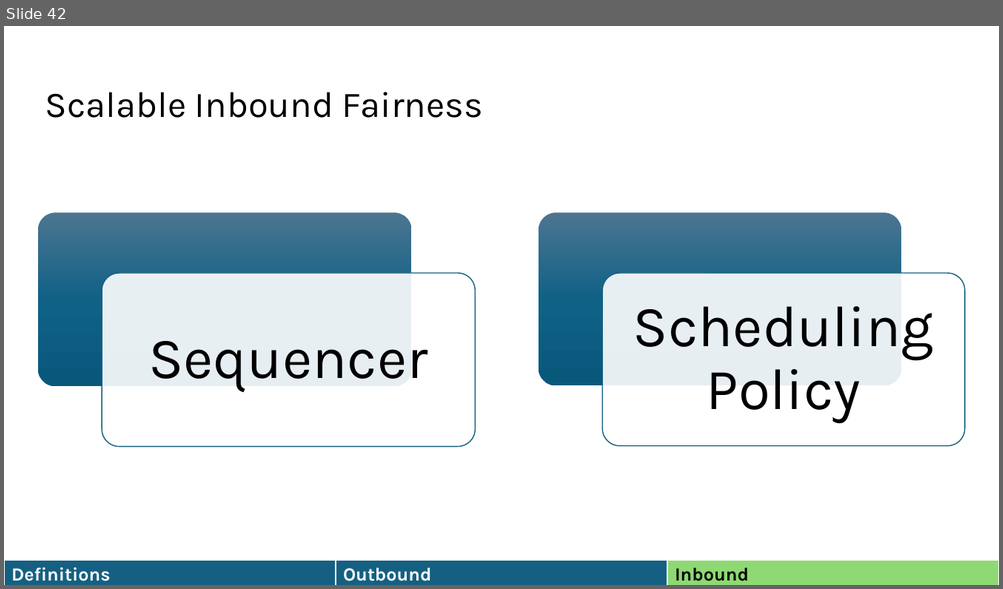
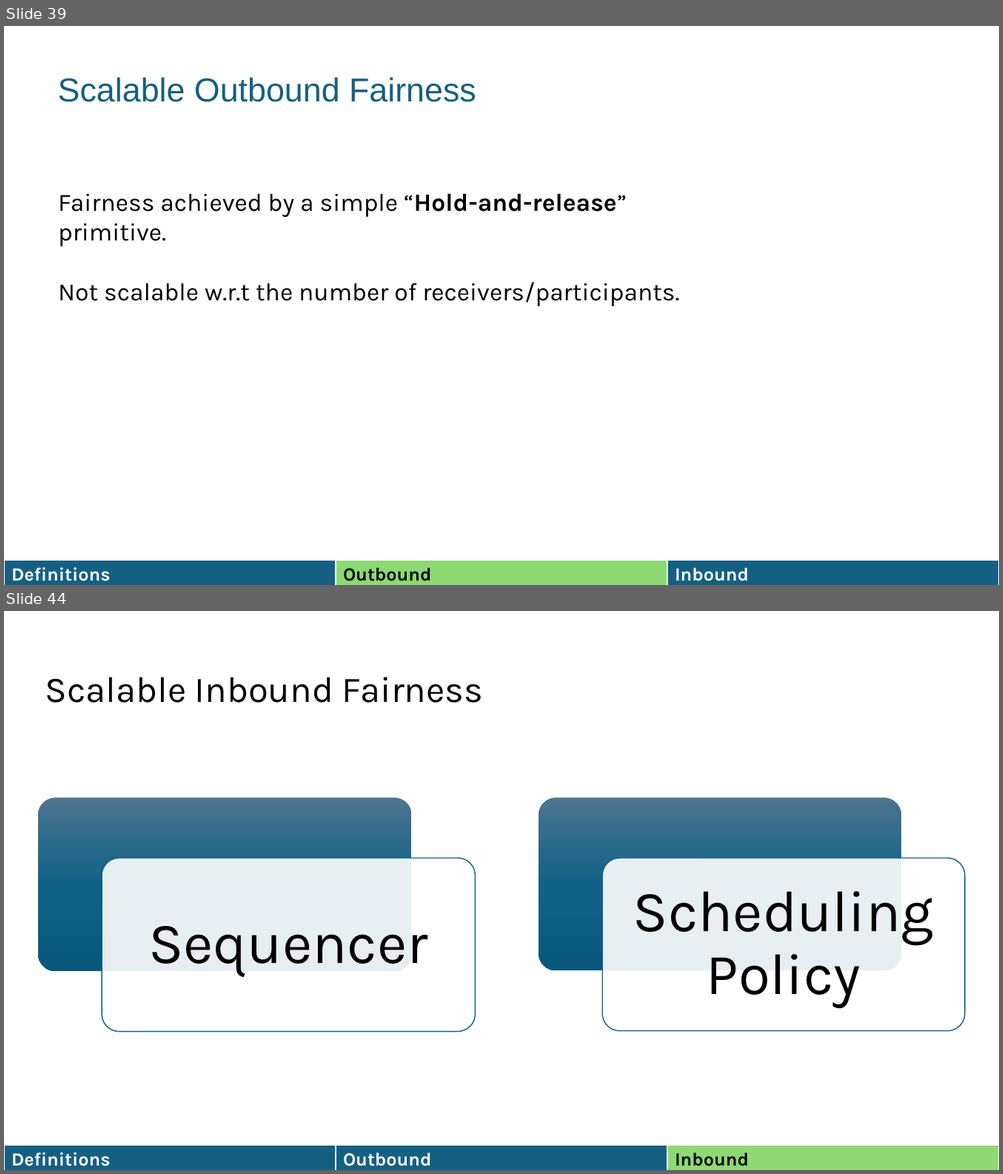
Before and after one commit to HaseebLUMS/Onyx-Presentation, a slide deck: OCP TAP Presentation.pptx. Shown one above the other, each under a label of ours: slide 42 before the commit, slides 39 and 44 after it; the slides between them are not shown. The pictures are 1003x589 and 1003x1174 pixels, drawn with LibreOffice and Linux fonts; fonts in the diff are those of the drawing. Boxes give left, top, right and bottom in pixels: in the first picture for what was removed or moved away, otherwise in the second. Text is boxed around its words. In the diff, an @@ line names an element or a change of style, - is before the commit and + after.

```diff
--- a/OCP TAP Presentation.pptx
+++ b/OCP TAP Presentation.pptx
@@ slide 39 added at (4, 26, 999, 585), background #FFFFFF @@
@@ text added at (58, 77, 476, 102), 32 pt, text #156082 @@
+Scalable Outbound Fairness
@@ text added at (58, 194, 679, 306), 24 pt, text #000000 @@
+Fairness achieved by a simple “Hold-and-release” primitive.
+Not scalable w.r.t the number of receivers/participants.
@@ table added at (4, 561, 998, 585), 1 rows, 3 columns @@
+Definitions | Outbound | Inbound
@@ what was slide 42 is now slide 44 @@
```
Also in this commit, not shown: 1 slide changed, 1 other slide added.
